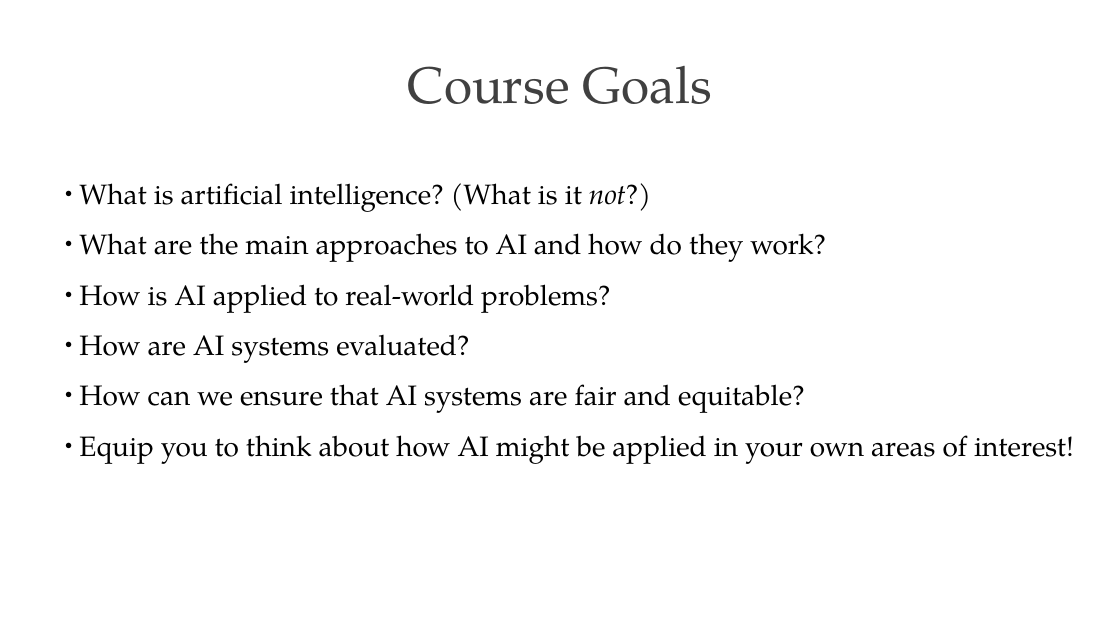
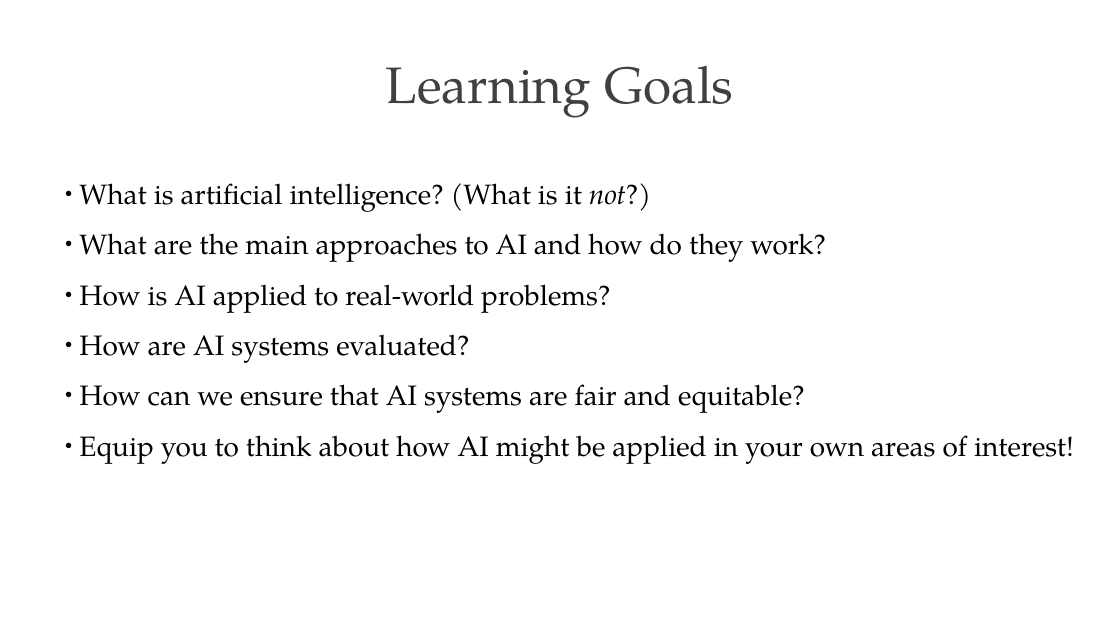
Before and after one commit to PracticumAI-Test/what_is_ai, a slide deck: slide 2 of ai_getting_started.pptx. Drawn at 1120x630 pixels with LibreOffice and Linux fonts; fonts in the diff are those of the drawing. Boxes give left, top, right and bottom in pixels: in the first picture for what was removed or moved away, otherwise in the second. Text is boxed around its words. In the diff, an @@ line names an element or a change of style, - is before the commit and + after.

```diff
--- a/ai_getting_started.pptx
+++ b/ai_getting_started.pptx
@@ title at [386,66,734,118]: text changed @@
-Course Goals
+Learning Goals
```
Also in this commit, not shown: 3 other slides changed, 5 slides added, 6 slides removed, 1 other file.
